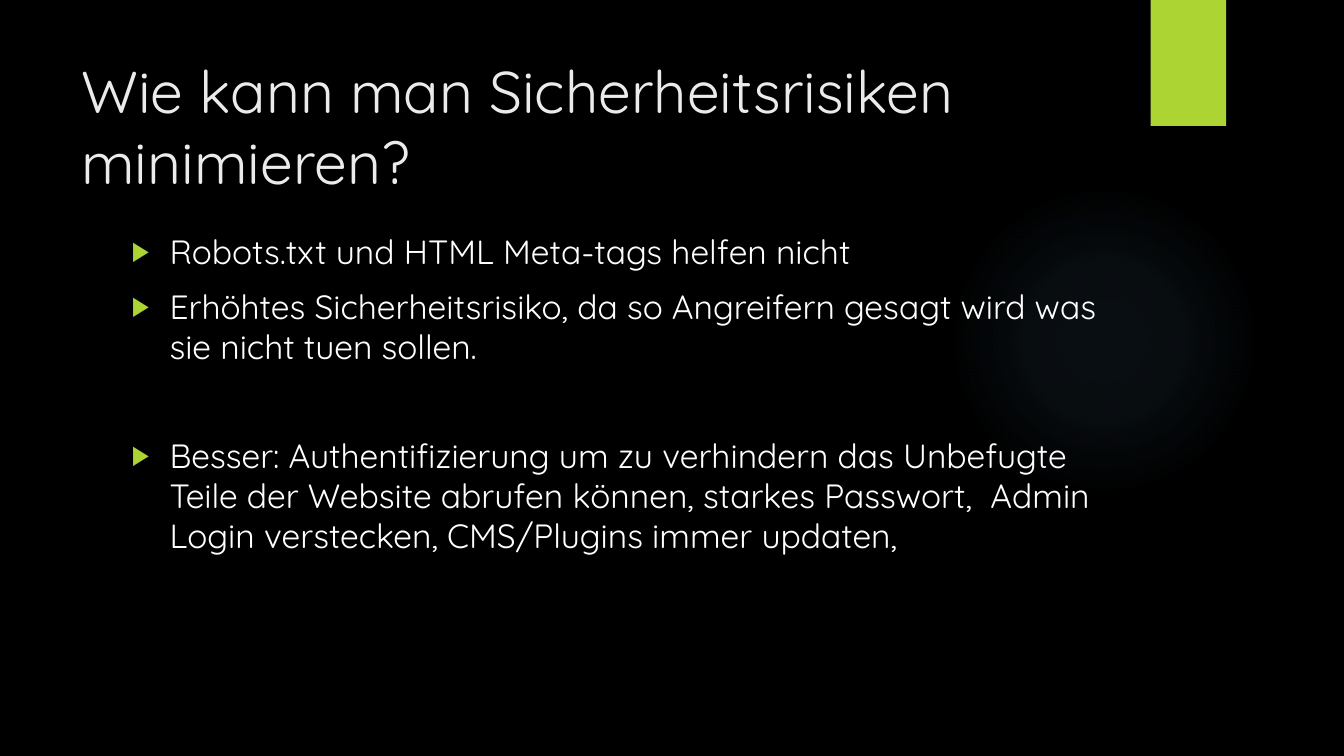
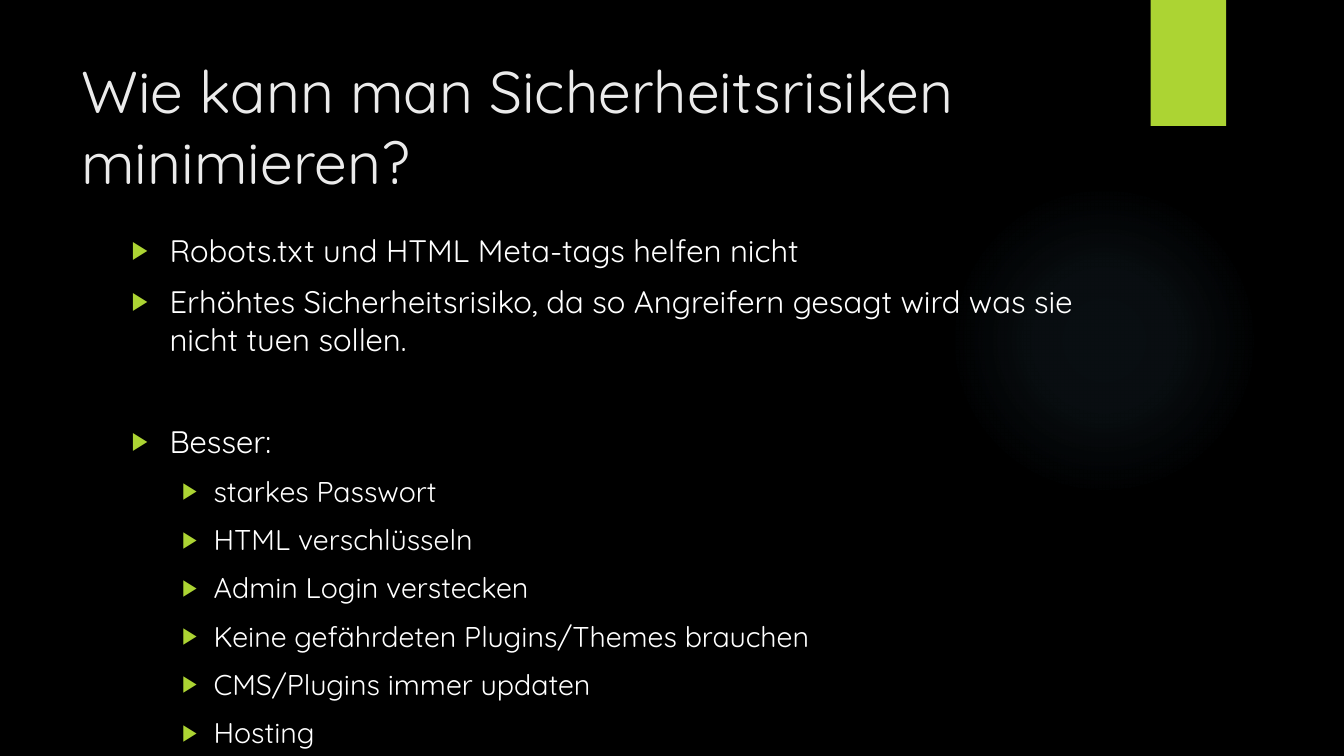
Before and after one commit to Tiim/Unibas-HS19-Internet-and-Secutity-project-webcrawler, a slide deck: slide 17 of Präsentation/Web Crawling.pptx (slide 16 before the commit). Drawn at 1344x756 pixels with LibreOffice and Linux fonts; fonts in the diff are those of the drawing; background and template pictures are left out. Boxes give left, top, right and bottom in pixels: in the first picture for what was removed or moved away, otherwise in the second. Text is boxed around its words. In the diff, an @@ line names an element or a change of style, - is before the commit and + after.

Commit message:
fixed some typos

```diff
--- a/Präsentation/Web Crawling.pptx
+++ b/Präsentation/Web Crawling.pptx
@@ text at [170, 239, 1072, 352]: size 24 to 22.2 pt in "Robots.txt und HTML Meta-tags helfen nicht", "Erhöhtes Sicherheitsrisiko, da so Angreifern gesagt wird ..." @@
@@ text at [170, 431, 809, 701]: text changed; size 24 to 20.4 pt @@
-▶ Besser: Authentifizierung um zu verhindern das Unbefugte Teile der Website abrufen können, starkes Passwort, Admin Login verstecken, CMS/Plugins immer updaten,
+▶ Besser:
+  ▶ starkes Passwort
+  ▶ HTML verschlüsseln
+  ▶ Admin Login verstecken
+  ▶ Keine gefährdeten Plugins/Themes brauchen
+  ▶ CMS/Plugins immer updaten
+  ▶ Hosting
```
Also in this commit, not shown: 2 other slides changed, 1 slide added.
